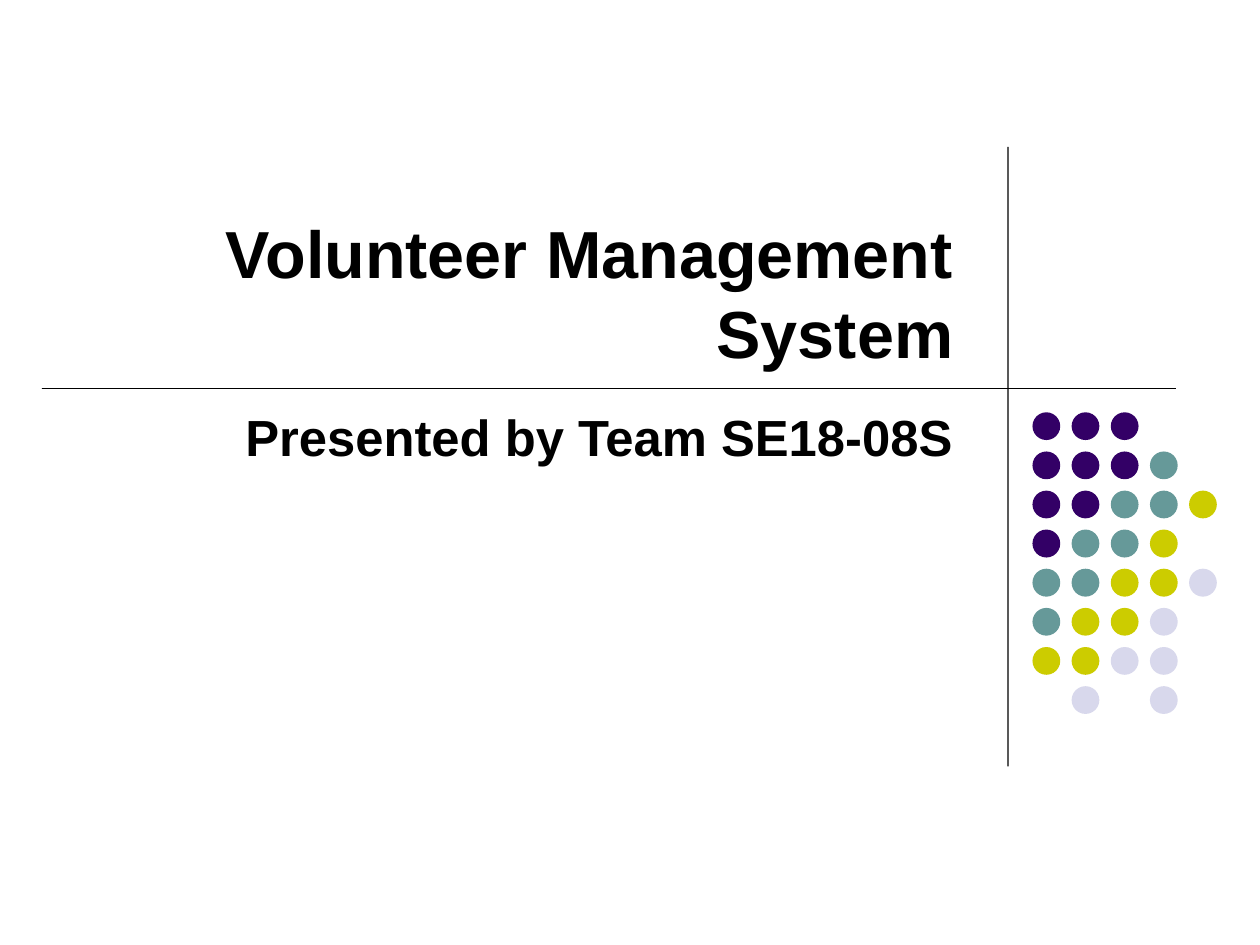
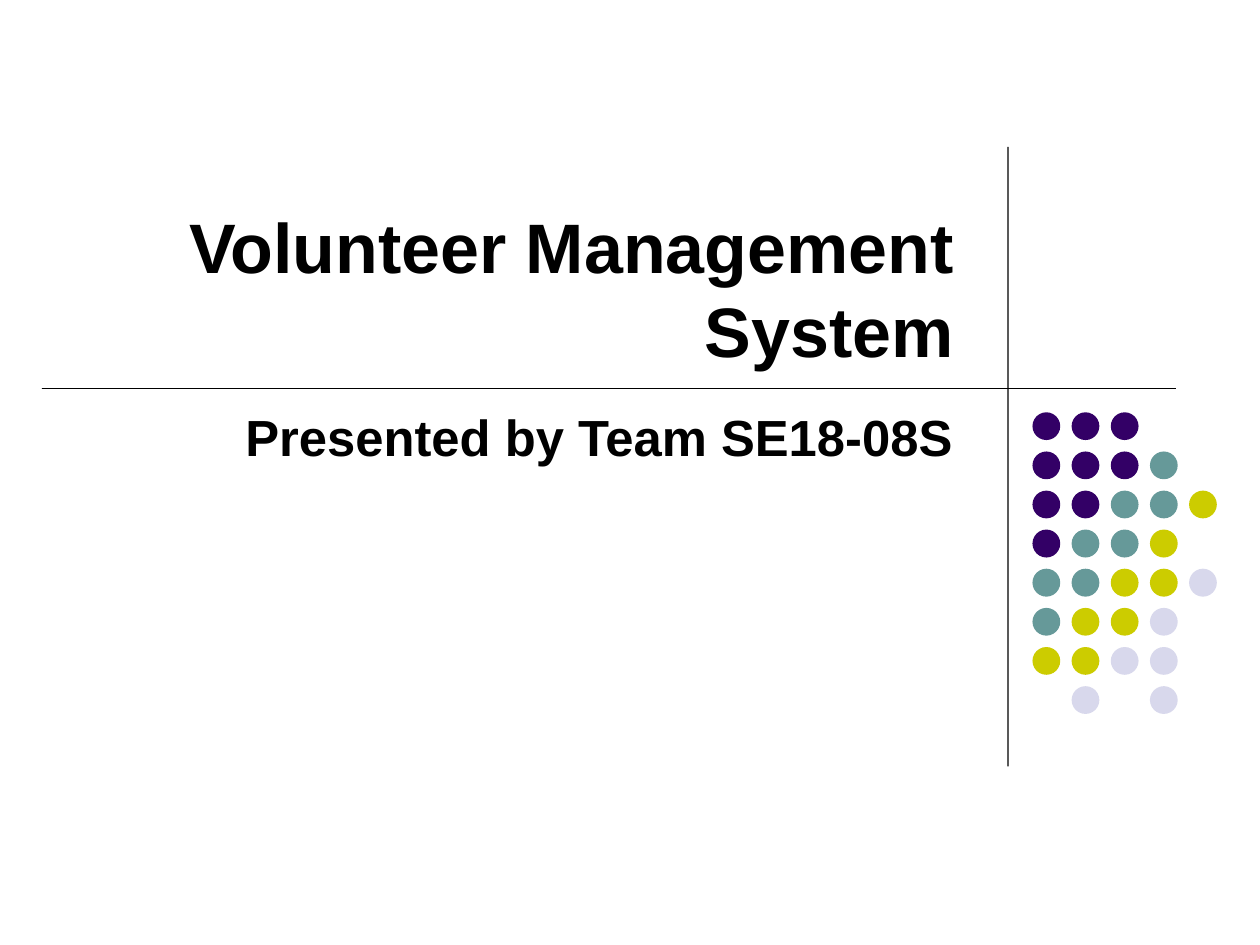
Before and after one commit to imireasa/mtech-se18-t08s, a slide deck: slide 1 of docs/W-9 Working Document/W-9.3 Presentation Slides/Phase 2/vms_presentation_2_v0.1.pptx. Drawn at 1260x945 pixels with LibreOffice and Linux fonts; fonts in the diff are those of the drawing. Boxes give left, top, right and bottom in pixels: in the first picture for what was removed or moved away, otherwise in the second. Text is boxed around its words. In the diff, an @@ line names an element or a change of style, - is before the commit and + after.

```diff
--- a/docs/W-9 Working Document/W-9.3 Presentation Slides/Phase 2/vms_presentation_2_v0.1.pptx
+++ b/docs/W-9 Working Document/W-9.3 Presentation Slides/Phase 2/vms_presentation_2_v0.1.pptx
@@ title "Volunteer Management System" at box(189, 222, 954, 370): size 38 to 40 pt @@
```
Also in this commit, not shown: 7 other slides changed.
